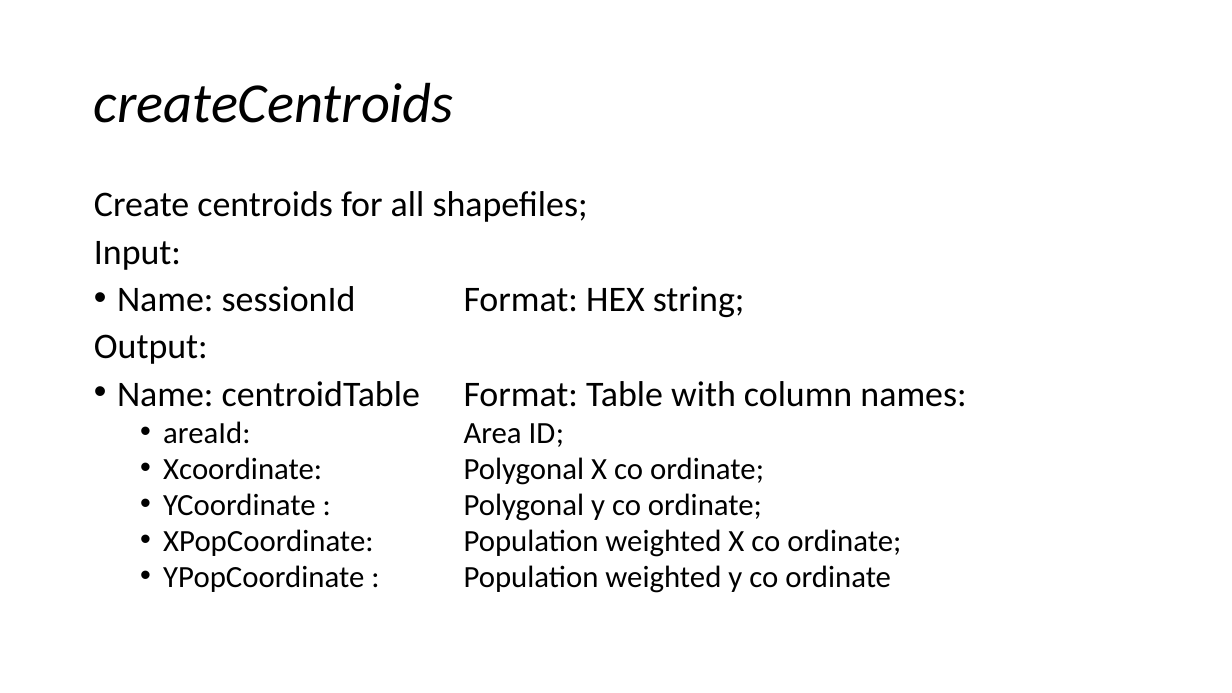
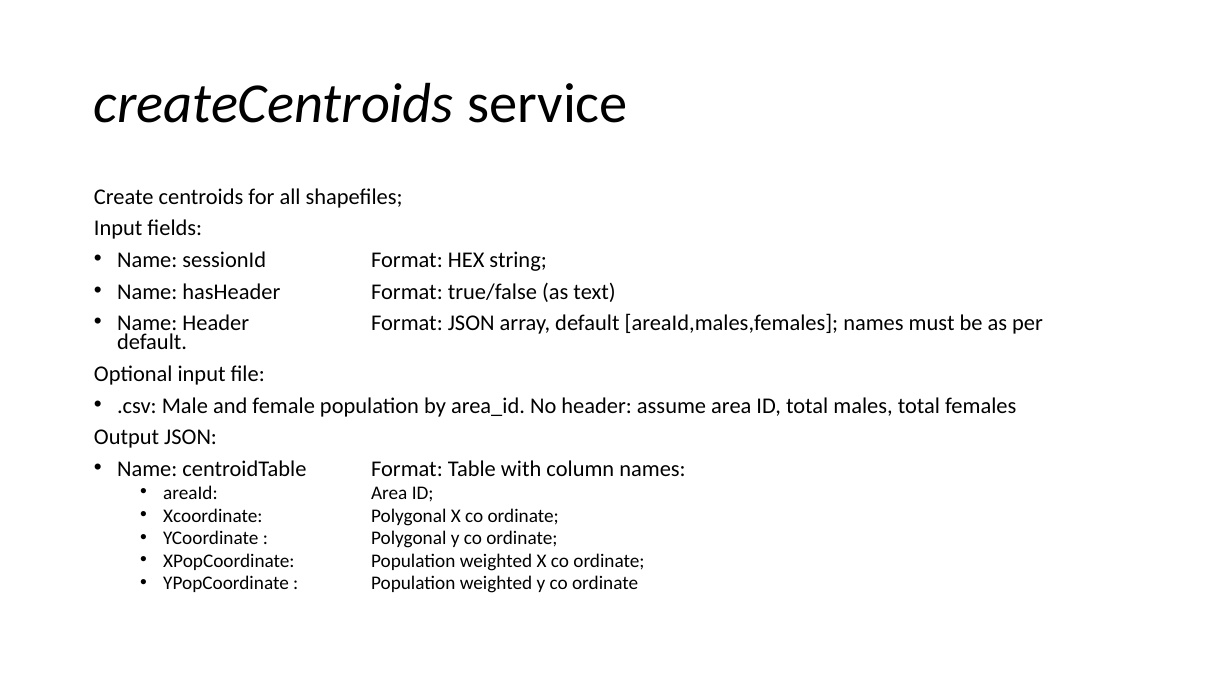
Before and after one commit to smallAreaHealthStatisticsUnit/rapidInquiryFacility, a slide deck: slide 30 of rifNodeServices/NodeGeoSpatialServices.pptx (slide 28 before the commit). Drawn at 1232x693 pixels with LibreOffice and Linux fonts; fonts in the diff are those of the drawing. Boxes give left, top, right and bottom in pixels: in the first picture for what was removed or moved away, otherwise in the second. Text is boxed around its words. In the diff, an @@ line names an element or a change of style, - is before the commit and + after.

Commit message:
More work on services

```diff
--- a/rifNodeServices/NodeGeoSpatialServices.pptx
+++ b/rifNodeServices/NodeGeoSpatialServices.pptx
@@ title at bbox=[94, 82, 628, 123]: text changed @@
-createCentroids
+createCentroids service
@@ text at bbox=[94, 188, 685, 593]: size 28 to 17.5 pt in "Create centroids for all shapefiles;", "Name: sessionId Format: HEX string;", "Name: centroidTable Format: Table with column names:"; size 24 to 15 pt in "Xcoordinate: Polygonal X co ordinate;", "YCoordinate : Polygonal y co ordinate;", "XPopCoordinate: Population weighted X co ordinate;", "YPopCoordinate : Population weighted y co ordinate"; line spacing 0.8 to 0.7 @@
@@ text at bbox=[94, 219, 202, 239]: text changed; size 28 to 17.5 pt @@
-Input:
+Input fields:
@@ text at bbox=[94, 282, 1043, 448]: text changed; size 28 to 17.5 pt @@
-Output:
+• Name: hasHeader Format: true/false (as text)
+• Name: Header Format: JSON array, default [areaId,males,females]; names must be as per default.
+Optional input file:
+• .csv: Male and female population by area_id. No header: assume area ID, total males, total females
+Output JSON:
@@ text at bbox=[163, 485, 434, 502]: text changed; size 24 to 15 pt @@
-  • areaId: Area ID ;
+  • areaId: Area ID;
```
Also in this commit, not shown: 16 other slides changed, 2 slides added, 1 other file.
